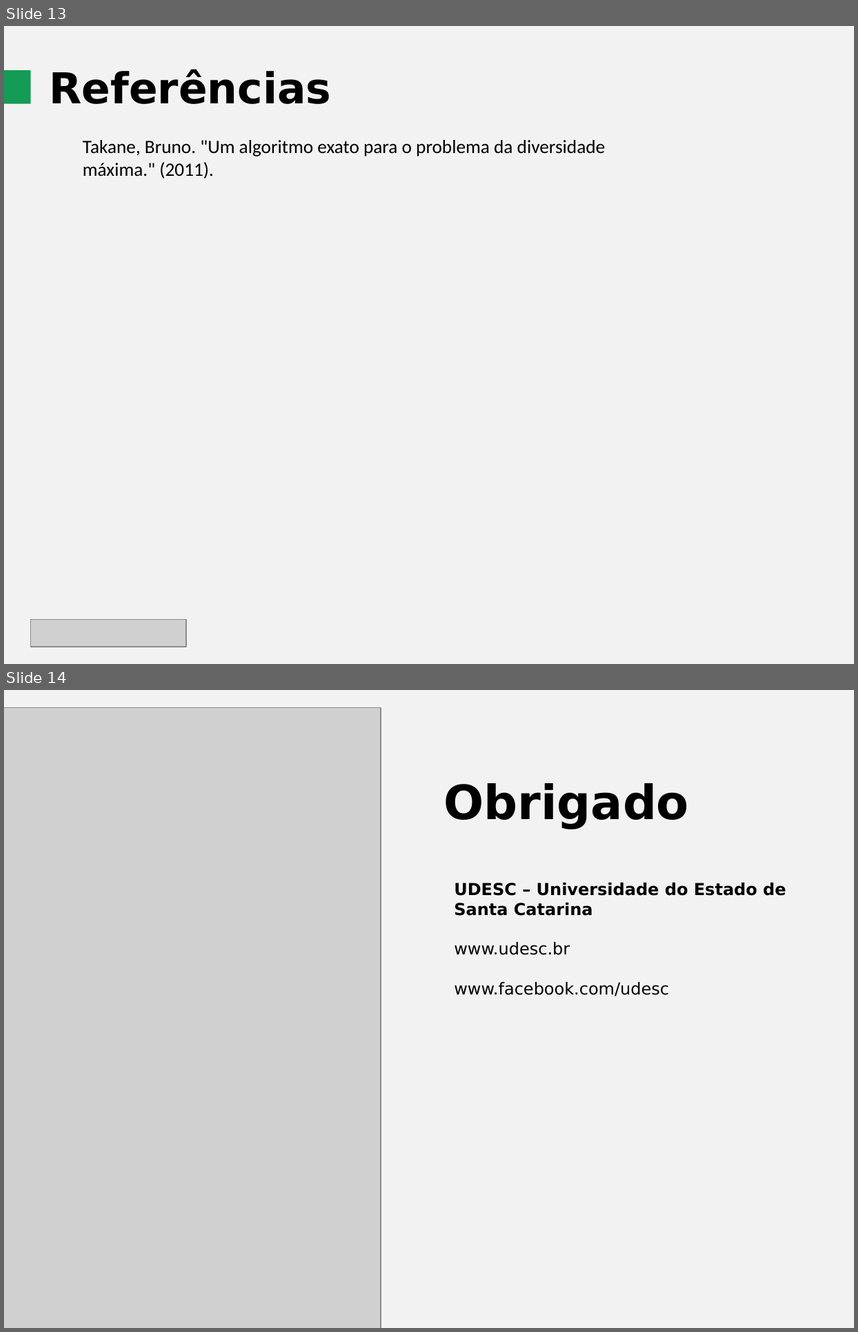
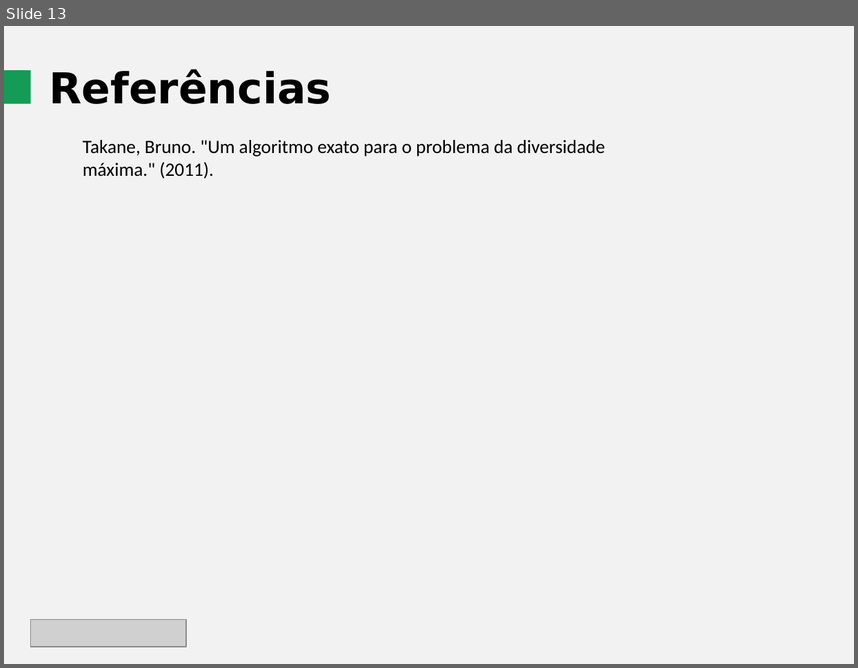
Before and after one commit to vensller/Maximum-Diversity-Problem, a slide deck: Guia e Tarefas/Apresentação Primeira Entrega.pptx. Shown one above the other, each under a label of ours: slides 13 and 14 before the commit, slide 13 after it. The pictures are 858x1332 and 858x668 pixels, drawn with LibreOffice and Linux fonts; fonts in the diff are those of the drawing; grey boxes stand for pictures. Boxes give left, top, right and bottom in pixels: in the first picture for what was removed or moved away, otherwise in the second. Text is boxed around its words. In the diff, an @@ line names an element or a change of style, - is before the commit and + after.

```diff
--- a/Guia e Tarefas/Apresentação Primeira Entrega.pptx
+++ b/Guia e Tarefas/Apresentação Primeira Entrega.pptx
@@ slide 14 removed at [4,690,854,1328], background #F2F2F2 @@
@@ picture removed at [4,708,381,1328] @@
@@ text removed at [444,783,689,829] @@
-Obrigado
@@ text removed at [454,882,786,996] @@
-UDESC – Universidade do Estado de Santa Catarina
-www.udesc.br
-www.facebook.com/udesc
```
Also in this commit, not shown: 3 slides changed, 1 slide added.
